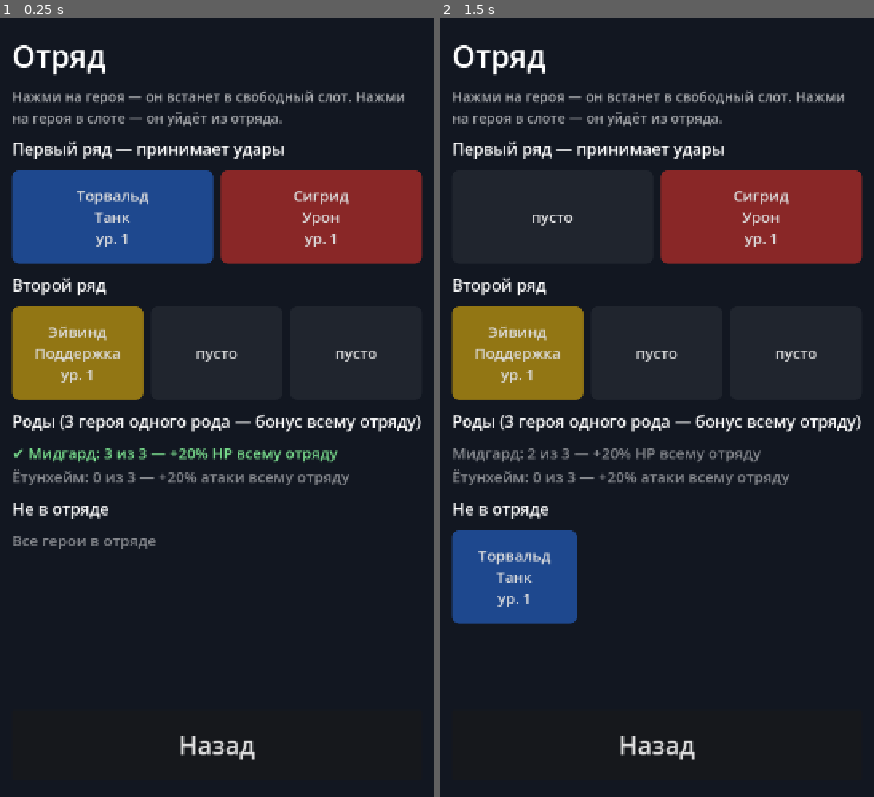
Above: before the commit, frames 1-2 (left to right).
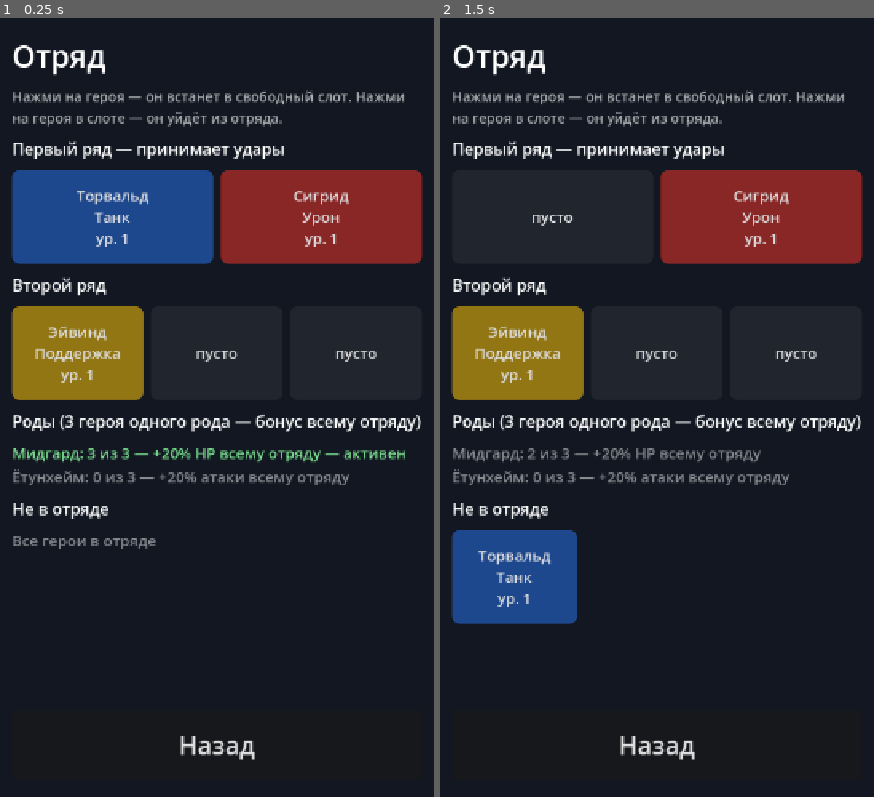
Above: after the commit, the same moments.

Repository: kozyrevdmit-create/saga-severa
Game: Godot game, scene res://scenes/formation.tscn
Two runs of this game, one before a commit and one after it. Both use one fixed random seed, a clock stepped at 60 frames per second and the inputs below. This scene is started directly instead of the project's main scene.
Inputs:
- Up to frame 1 (0.25 s): no input
- Up to frame 2 (1.5 s): click "Торвальд Танк ур. 1" at 0.5 s; click "пусто" at 1.25 s

The runs differ from the first frame. In frame 1, 0.9% of the frame differs, in the area x 2-94%, y 55-58%; in frame 2, nothing differs.

Commit message:
Formation: mark the active clan bonus with a word, not a check mark
The web build's font has no ✔ glyph, so it showed as a box (found while
checking the deployed M4 build).

Co-Authored-By: Claude Opus 5.5 <noreply@anthropic.com>

Diff:
--- a/scripts/ui/formation_screen.gd
+++ b/scripts/ui/formation_screen.gd
@@ -67,7 +67,8 @@
 	for synergy in data.clan_synergies(progress.squad_ids()):
 		var text := "%s: %d из %d — %s" % [synergy["name"], synergy["count"], synergy["needed"], synergy["description"]]
 		var color := ACTIVE_SYNERGY_COLOR if synergy["active"] else INACTIVE_SYNERGY_COLOR
-		%Synergies.add_child(_make_label(("✔ " if synergy["active"] else "") + text, 24, color))
+		# Words, not a check mark: the web build's font has no ✔ glyph.
+		%Synergies.add_child(_make_label(text + (" — активен" if synergy["active"] else ""), 24, color))
 
 
 ## A hero card: name, role and level on the class colour; an empty slot when hero_id is "".
